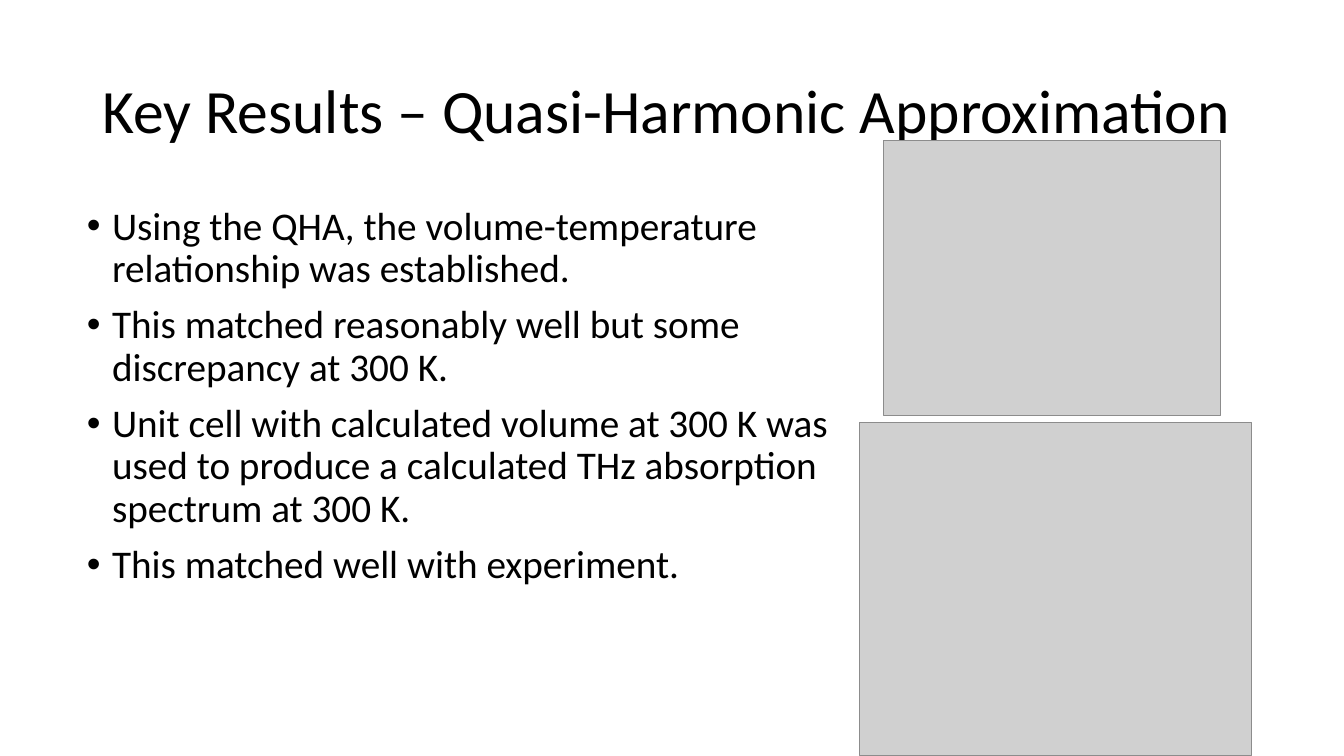
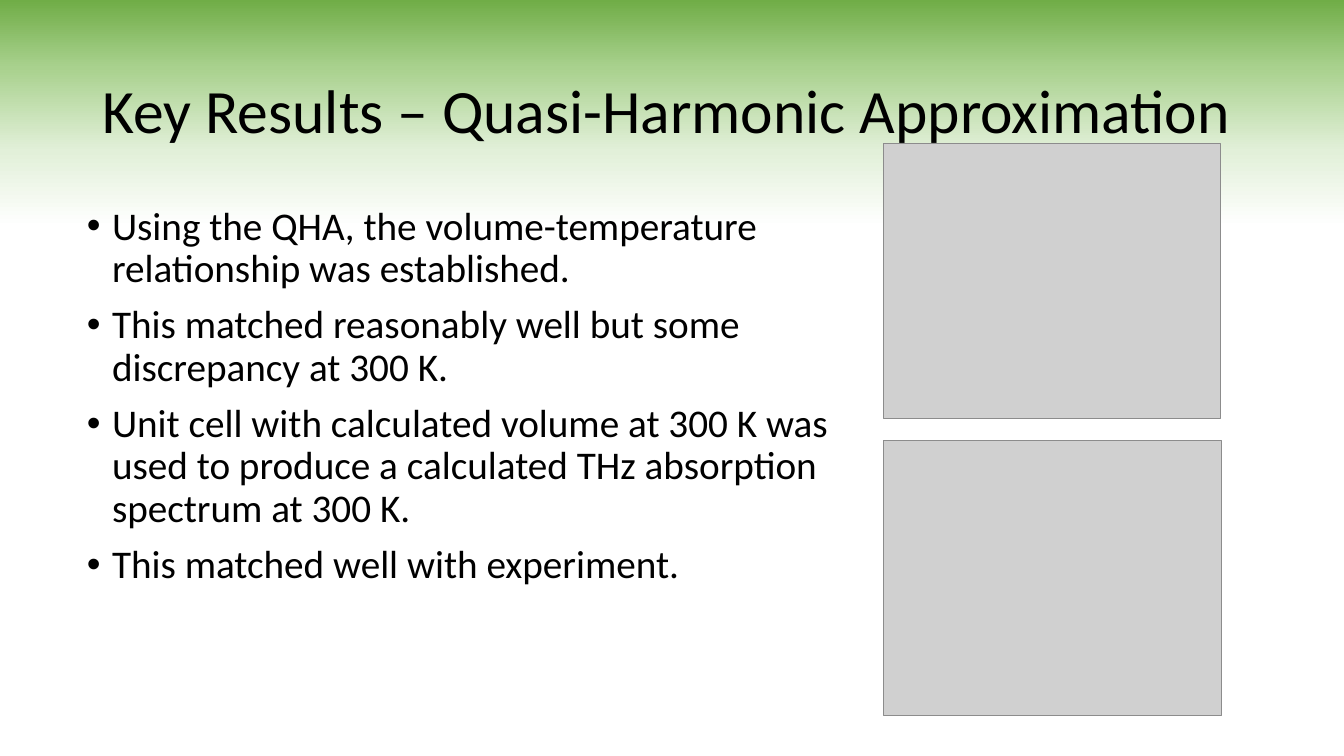
Before and after one commit to CalumTowler/Final-PhD-Files, a slide deck: slide 12 of VIVA_Presentation.pptx. Drawn at 1344x756 pixels with LibreOffice and Linux fonts; fonts in the diff are those of the drawing; grey boxes stand for pictures. Boxes give left, top, right and bottom in pixels: in the first picture for what was removed or moved away, otherwise in the second. Text is boxed around its words. In the diff, an @@ line names an element or a change of style, - is before the commit and + after.

```diff
--- a/VIVA_Presentation.pptx
+++ b/VIVA_Presentation.pptx
@@ background #FFFFFF to gradient #70AD47 to #A9D18E to #E2F0D9 to #FFFFFF @@
@@ picture: place and size @@
-picture at (860, 422, 1252, 756)
+picture at (884, 441, 1222, 716)
```
Also in this commit, not shown: 12 other slides changed, 2 slides added, 3 slides removed.
